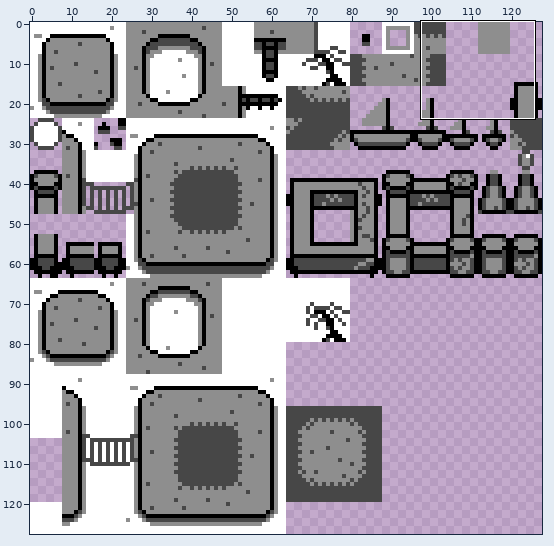
Sprite sheet: Assets/island-tiles.png. The first picture is a wide view before the edit; the outline marks the close-up.
Close-up. Before:
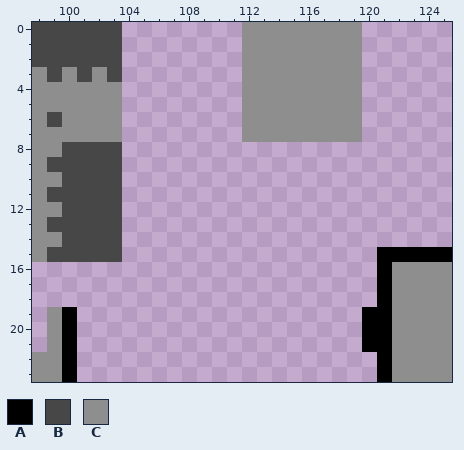
The file is 128x128 pixels. Colours within 5 levels of each other are drawn and written as one. Shown: x 98..125, y 0..23.
Palette (. is transparent): A #000000  B #474747  C #8e8e8e
Pixels before, first column x 98:
 0 BBBBBB........CCCCCCCC......
 1 BBBBBB........CCCCCCCC......
 2 BBBBBB........CCCCCCCC......
 3 CBCBCB........CCCCCCCC......
 4 CCCCCC........CCCCCCCC......
 5 CCCCCC........CCCCCCCC......
 6 CBCCCC........CCCCCCCC......
 7 CCCCCC........CCCCCCCC......
 8 CCBBBB......................
 9 CBBBBB......................
10 CCBBBB......................
11 CBBBBB......................
12 CCBBBB......................
13 CBBBBB......................
14 CCBBBB......................
15 CBBBBB.................AAAAA
16 .......................ACCCC
17 .......................ACCCC
18 .......................ACCCC
19 .CA...................AACCCC
20 .CA...................AACCCC
21 .CA...................AACCCC
22 CCA....................ACCCC
23 CCA....................ACCCC
After the commit:
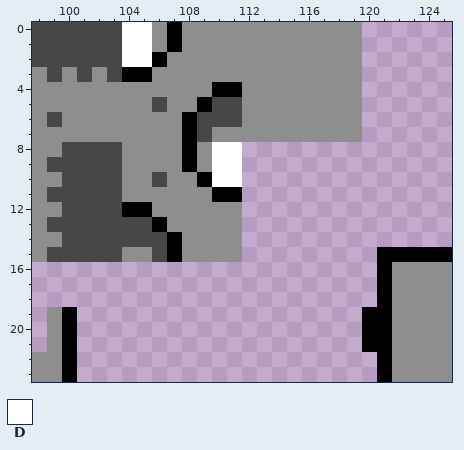
Colours new in this view: D #ffffff
Changes in this commit:
{"y":0,"x":104,"old":"........","new":"DDCACCCC"}
{"y":1,"x":104,"old":"........","new":"DDCACCCC"}
{"y":2,"x":104,"old":"........","new":"DDACCCCC"}
{"y":3,"x":104,"old":"........","new":"AACCCCCC"}
{"y":4,"x":104,"old":"........","new":"CCCCCCAA"}
{"y":5,"x":104,"old":"........","new":"CCBCCABB"}
{"y":6,"x":104,"old":"........","new":"CCCCABBB"}
{"y":7,"x":104,"old":"........","new":"CCCCABCC"}
{"y":8,"x":104,"old":"........","new":"CCCCACDD"}
{"y":9,"x":104,"old":"........","new":"CCCCACDD"}
{"y":10,"x":104,"old":"........","new":"CCBCCADD"}
{"y":11,"x":104,"old":"........","new":"CCCCCCAA"}
{"y":12,"x":104,"old":"........","new":"AACCCCCC"}
{"y":13,"x":104,"old":"........","new":"BBACCCCC"}
{"y":14,"x":104,"old":"........","new":"BBBACCCC"}
{"y":15,"x":104,"old":"........","new":"CCBACCCC"}
{"label":"added","picture_box":[122,22,242,262]}
